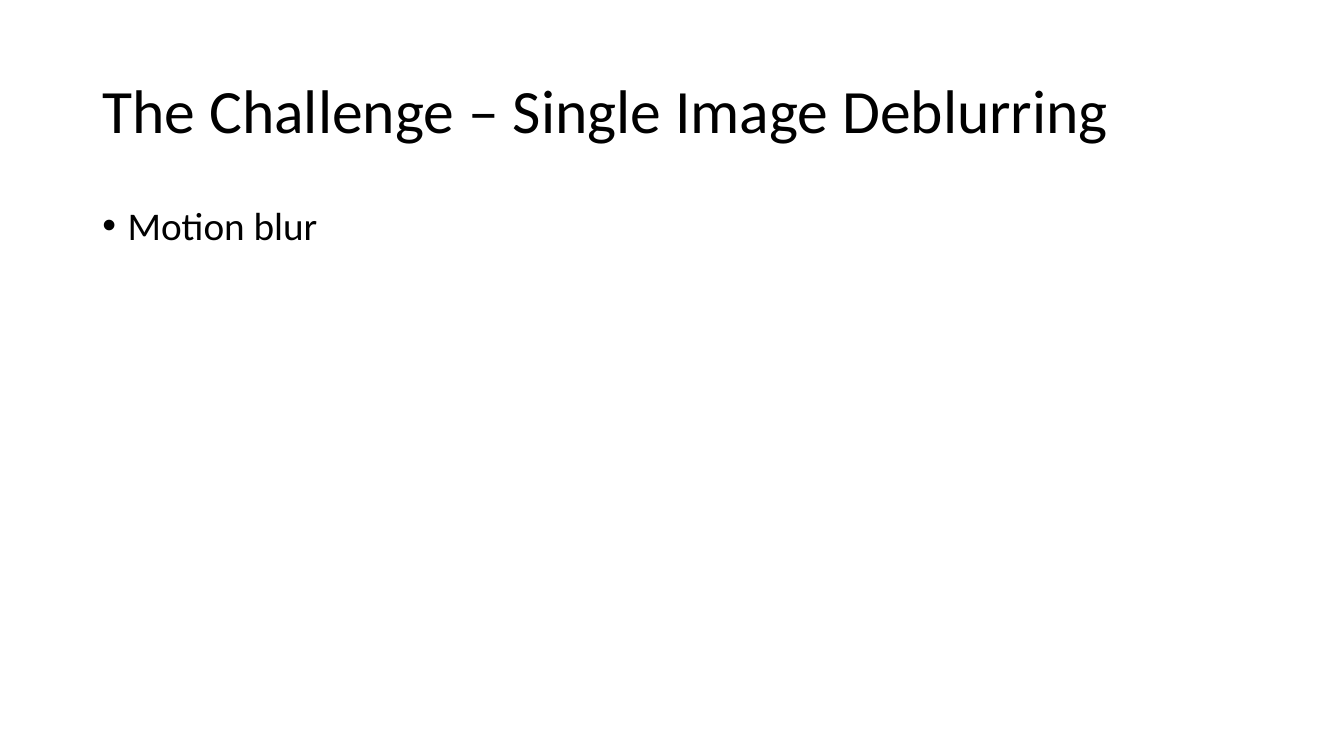
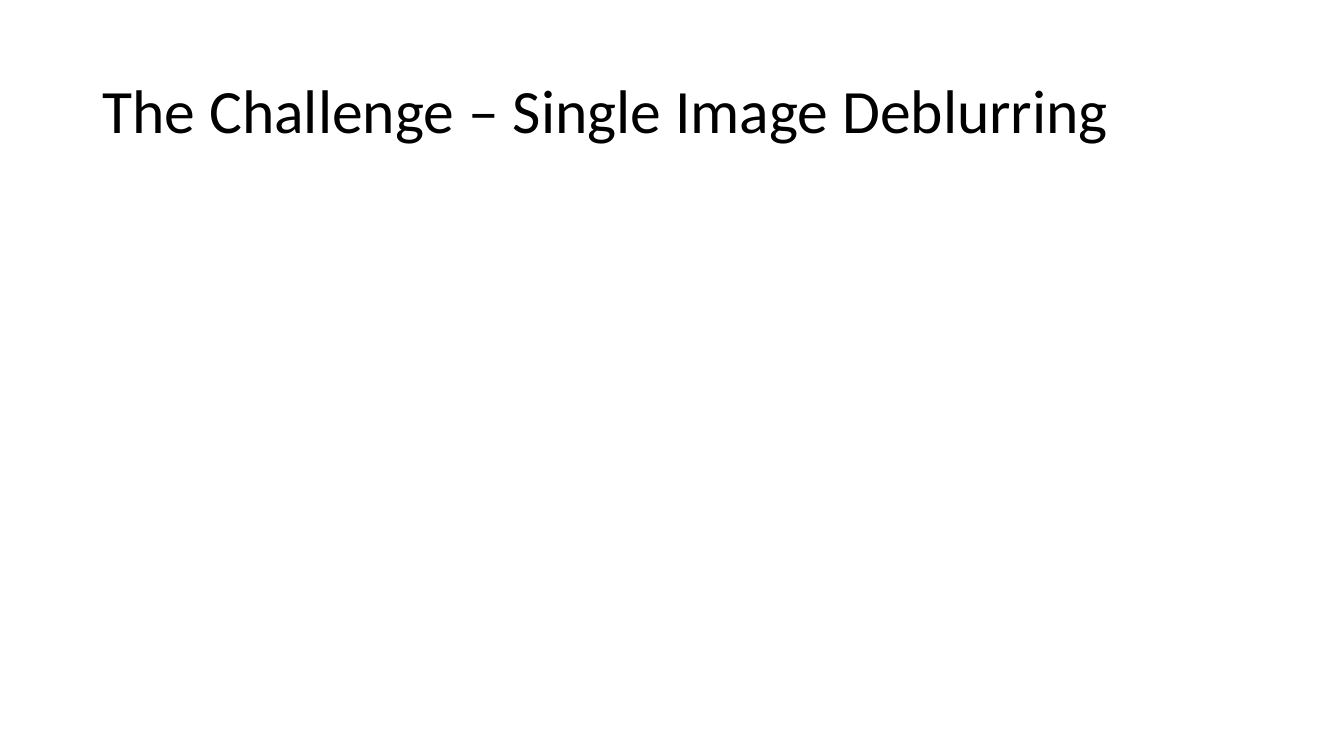
Before and after one commit to Tomlevron/Digital-image-processing, a slide deck: slide 3 of Slideshow/Scale-recurrent network for deblurring.pptx (slide 2 before the commit). Drawn at 1344x756 pixels with LibreOffice and Linux fonts; fonts in the diff are those of the drawing; grey boxes stand for pictures. Boxes give left, top, right and bottom in pixels: in the first picture for what was removed or moved away, otherwise in the second. Text is boxed around its words. In the diff, an @@ line names an element or a change of style, - is before the commit and + after.

```diff
--- a/Slideshow/Scale-recurrent network for deblurring.pptx
+++ b/Slideshow/Scale-recurrent network for deblurring.pptx
@@ text removed at bbox=[128, 212, 318, 241] @@
-• Motion blur
```
Also in this commit, not shown: 2 other slides changed, 1 slide added, 1 other file.
